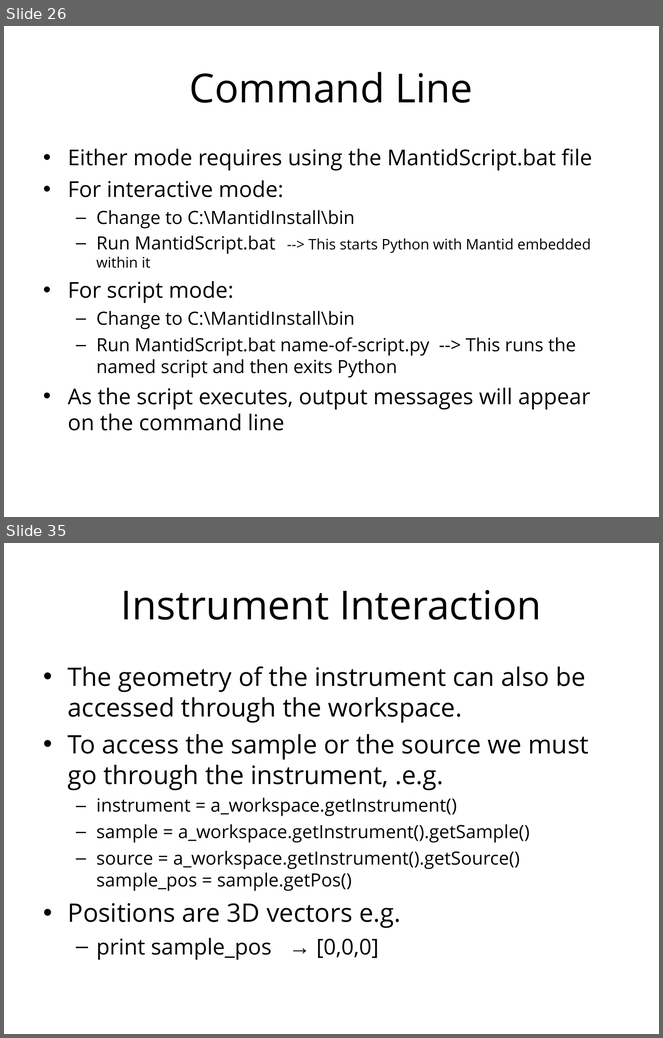
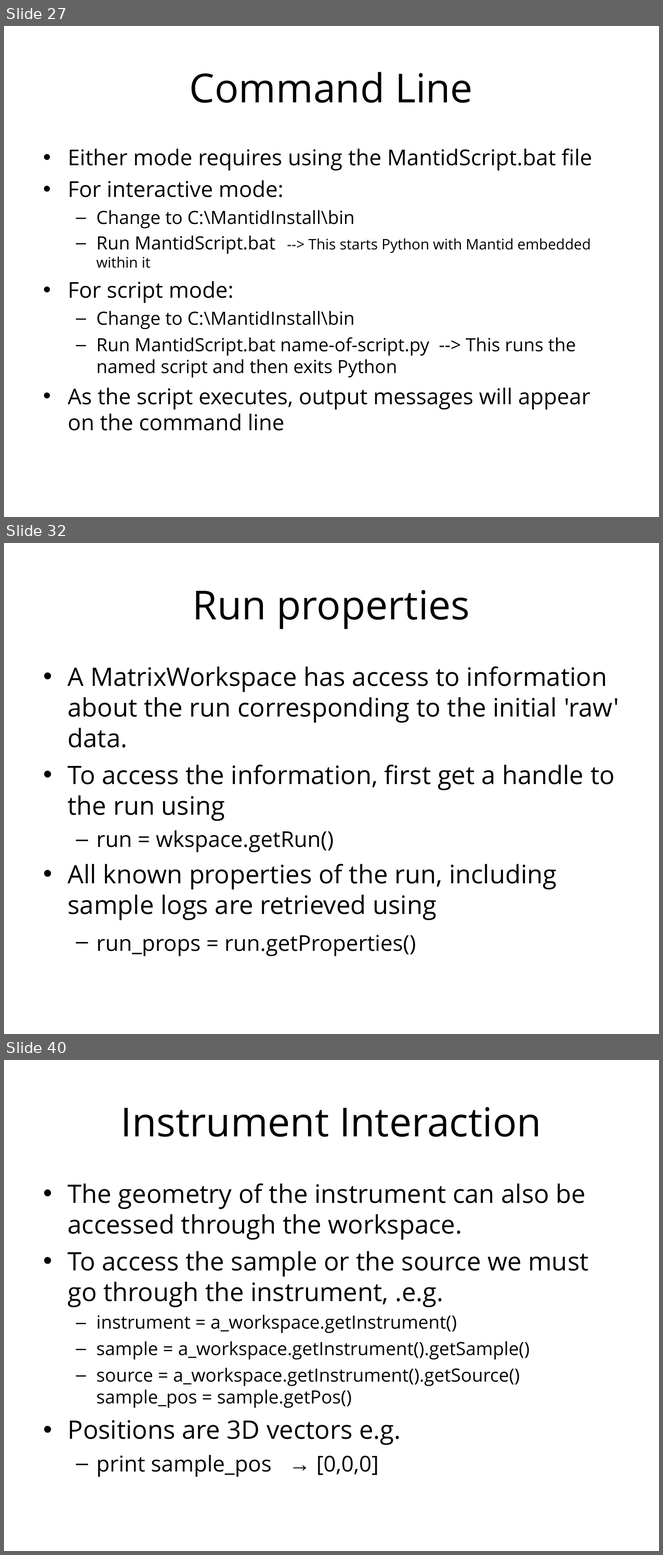
Before and after one commit to mantidproject/documents, a slide deck: Presentations/Python training course/Python in Mantid.ppt. Shown one above the other, each under a label of ours: slides 26 and 35 before the commit, slides 27, 32 and 40 after it; the slides between them are not shown. The pictures are 663x1038 and 663x1555 pixels, drawn with LibreOffice and Linux fonts; fonts in the diff are those of the drawing; background and template pictures are left out. Boxes give left, top, right and bottom in pixels: in the first picture for what was removed or moved away, otherwise in the second. Text is boxed around its words. In the diff, an @@ line names an element or a change of style, - is before the commit and + after.

```diff
--- a/Presentations/Python training course/Python in Mantid.ppt
+++ b/Presentations/Python training course/Python in Mantid.ppt
@@ slide 32 added at [4, 543, 659, 1034], background #FFFFFF @@
@@ title added at [193, 590, 470, 629], 44 pt, text #000000 @@
+Run properties
@@ text added at [68, 666, 619, 956], 28 pt, text #000000 @@
+• A MatrixWorkspace has access to information about the run corresponding to the initial 'raw' data.
+• To access the information, first get a handle to the run using
+  – run = wkspace.getRun()
+• All known properties of the run, including sample logs are retrieved using
+  – run_props = run.getProperties()
@@ what was slide 26 is now slide 27 @@
@@ what was slide 35 is now slide 40 @@
```
Also in this commit, not shown: 9 slides changed, 5 other slides added, 1 slide removed.
